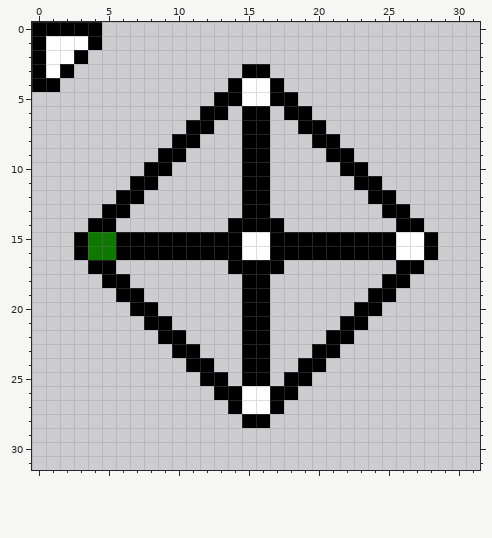
Pixel-art sprite, stored at cursor/cursor 32px.png. Above, as it was before the edit.
The file is 32x32 pixels. Colours within 5 levels of each other are drawn and written as one.
After the commit:
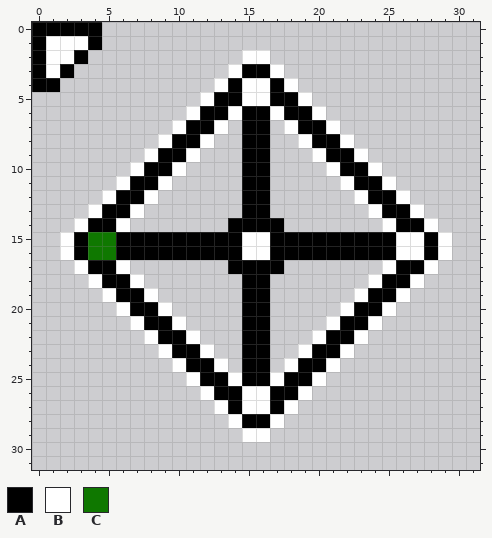
Palette (. is transparent): A #000000  B #ffffff  C #0f7800
From the commit log: added white outline to cursor
Changes in this commit:
y 2: x 15..16 .. -> BB
y 3: x 14 . -> B; x 17 . -> B
y 4: x 13 . -> B; x 18 . -> B
y 5: x 12 . -> B; x 19 . -> B
y 6: x 11 . -> B; x 14 . -> B; x 17 . -> B; x 20 . -> B
y 7: x 10 . -> B; x 13 . -> B; x 18 . -> B; x 21 . -> B
y 8: x 9 . -> B; x 12 . -> B; x 19 . -> B; x 22 . -> B
y 9: x 8 . -> B; x 11 . -> B; x 20 . -> B; x 23 . -> B
y 10: x 7 . -> B; x 10 . -> B; x 21 . -> B; x 24 . -> B
y 11: x 6 . -> B; x 9 . -> B; x 22 . -> B; x 25 . -> B
y 12: x 5 . -> B; x 8 . -> B; x 23 . -> B; x 26 . -> B
y 13: x 4 . -> B; x 7 . -> B; x 24 . -> B; x 27 . -> B
y 14: x 3 . -> B; x 6 . -> B; x 25 . -> B; x 28 . -> B
y 15..16: x 2 . -> B; x 29 . -> B
y 17: x 3 . -> B; x 6 . -> B; x 25 . -> B; x 28 . -> B
y 18: x 4 . -> B; x 7 . -> B; x 24 . -> B; x 27 . -> B
y 19: x 5 . -> B; x 8 . -> B; x 23 . -> B; x 26 . -> B
y 20: x 6 . -> B; x 9 . -> B; x 22 . -> B; x 25 . -> B
y 21: x 7 . -> B; x 10 . -> B; x 21 . -> B; x 24 . -> B
y 22: x 8 . -> B; x 11 . -> B; x 20 . -> B; x 23 . -> B
y 23: x 9 . -> B; x 12 . -> B; x 19 . -> B; x 22 . -> B
y 24: x 10 . -> B; x 13 . -> B; x 18 . -> B; x 21 . -> B
y 25: x 11 . -> B; x 14 . -> B; x 17 . -> B; x 20 . -> B
y 26: x 12 . -> B; x 19 . -> B
y 27: x 13 . -> B; x 18 . -> B
y 28: x 14 . -> B; x 17 . -> B
y 29: x 15..16 .. -> BB
Changed places in both pictures, as pixel boxes (x1, y1, x2, y2):
added: (60, 50, 452, 442)
